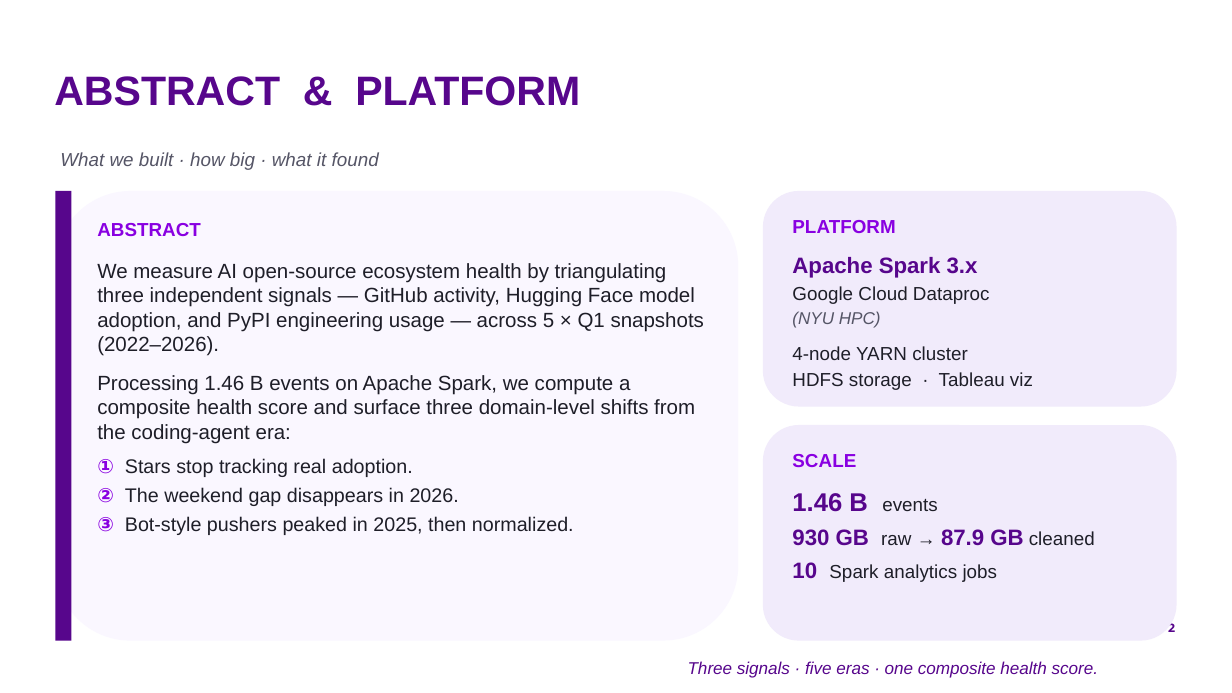
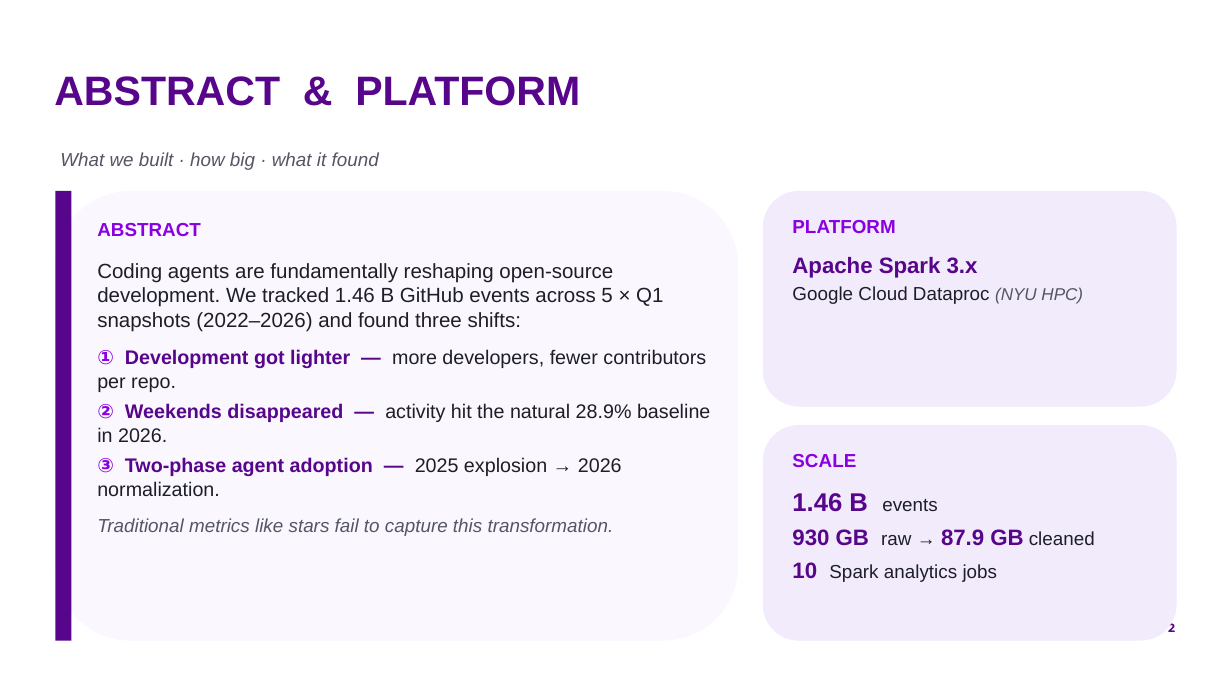
Before and after one commit to by2566-hash/OSS_Pulse, a slide deck: slide 2 of report/presentation/group9_oss_pulse.pptx. Drawn at 1232x693 pixels with LibreOffice and Linux fonts; fonts in the diff are those of the drawing; background and template pictures are left out. Boxes give left, top, right and bottom in pixels: in the first picture for what was removed or moved away, otherwise in the second. Text is boxed around its words. In the diff, an @@ line names an element or a change of style, - is before the commit and + after.

```diff
--- a/report/presentation/group9_oss_pulse.pptx
+++ b/report/presentation/group9_oss_pulse.pptx
@@ text at [97,263,710,536]: text changed; size 12 to 11.5 pt @@
-We measure AI open-source ecosystem health by triangulating three independent signals — GitHub activity, Hugging Face model adoption, and PyPI engineering usage — across 5 × Q1 snapshots (2022–2026).
-Processing 1.46 B events on Apache Spark, we compute a composite health score and surface three domain-level shifts from the coding-agent era:
-① Stars stop tracking real adoption.
-② The weekend gap disappears in 2026.
-③ Bot-style pushers peaked in 2025, then normalized.
+Coding agents are fundamentally reshaping open-source development. We tracked 1.46 B GitHub events across 5 × Q1 snapshots (2022–2026) and found three shifts:
+① Development got lighter — more developers, fewer contributors per repo.
+② Weekends disappeared — activity hit the natural 28.9% baseline in 2026.
+③ Two-phase agent adoption — 2025 explosion → 2026 normalization.
+Traditional metrics like stars fail to capture this transformation.
@@ text at [792,286,1083,304]: text changed @@
-Google Cloud Dataproc
-(NYU HPC)
-4-node YARN cluster
-HDFS storage · Tableau viz
+Google Cloud Dataproc (NYU HPC)
@@ text removed at [688,661,1098,678] @@
-Three signals · five eras · one composite health score.
```
Also in this commit, not shown: 13 other slides changed, 2 slides added, 1 slide removed, 3 other files.
